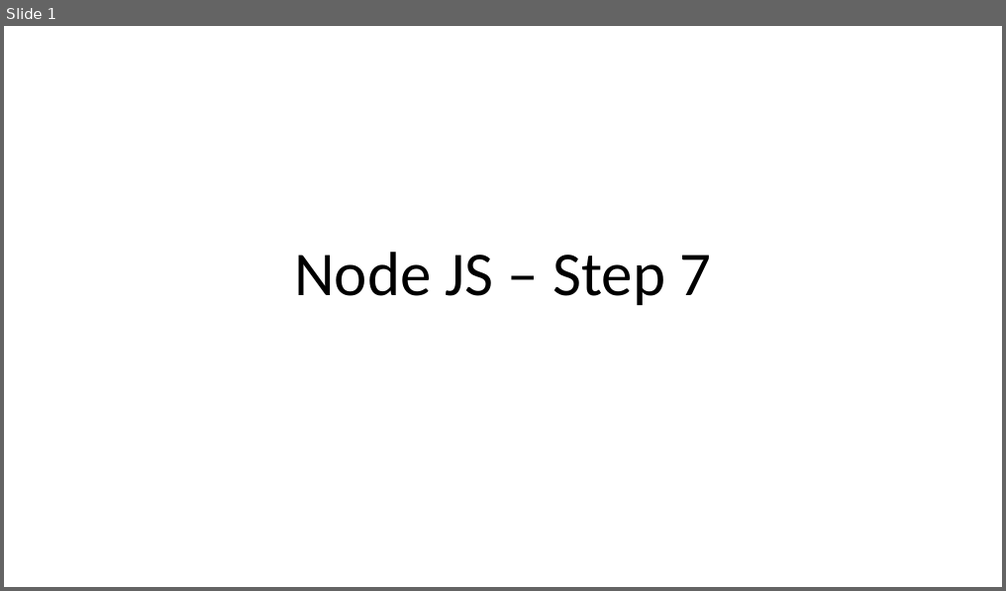
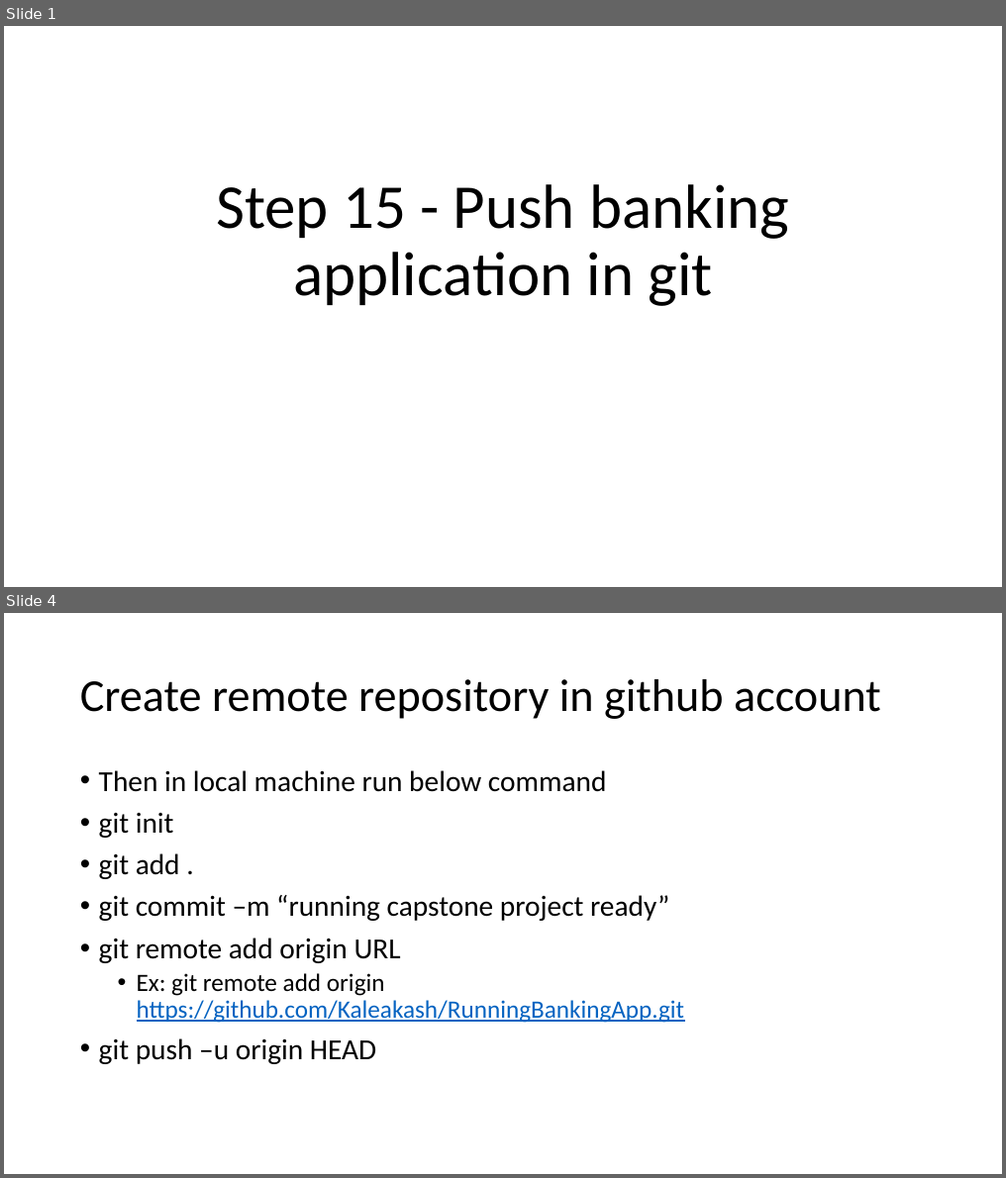
Before and after one commit to Kaleakash/mean_stack_running_capstone, a slide deck: Phase 4/Step 15 - Push banking application in git.pptx. Shown one above the other, each under a label of ours: slide 1 before the commit, slides 1 and 4 after it; the slides between them are not shown. The pictures are 1006x591 and 1006x1178 pixels, drawn with LibreOffice and Linux fonts; fonts in the diff are those of the drawing. Boxes give left, top, right and bottom in pixels: in the first picture for what was removed or moved away, otherwise in the second. Text is boxed around its words. In the diff, an @@ line names an element or a change of style, - is before the commit and + after.

```diff
--- a/Phase 4/Step 15 - Push banking application in git.pptx
+++ b/Phase 4/Step 15 - Push banking application in git.pptx
@@ slide 4 added at bbox=[4, 613, 1002, 1174], background #FFFFFF @@
@@ title added at bbox=[80, 679, 881, 719], 44 pt, text #000000 @@
+Create remote repository in github account
@@ text added at bbox=[99, 770, 685, 1064], 28 pt, text #000000 @@
+• Then in local machine run below command
+• git init
+• git add .
+• git commit –m “running capstone project ready”
+• git remote add origin URL
+  • Ex: git remote add origin https://github.com/Kaleakash/RunningBankingApp.git
+• git push –u origin HEAD
@@ slide 1 changed as well @@
@@ title at bbox=[216, 184, 789, 306]: text changed @@
-Node JS – Step 7
+Step 15 - Push banking application in git
```
Also in this commit, not shown: 1 other slide changed, 2 other slides added, 6 slides removed, 7 other files.
